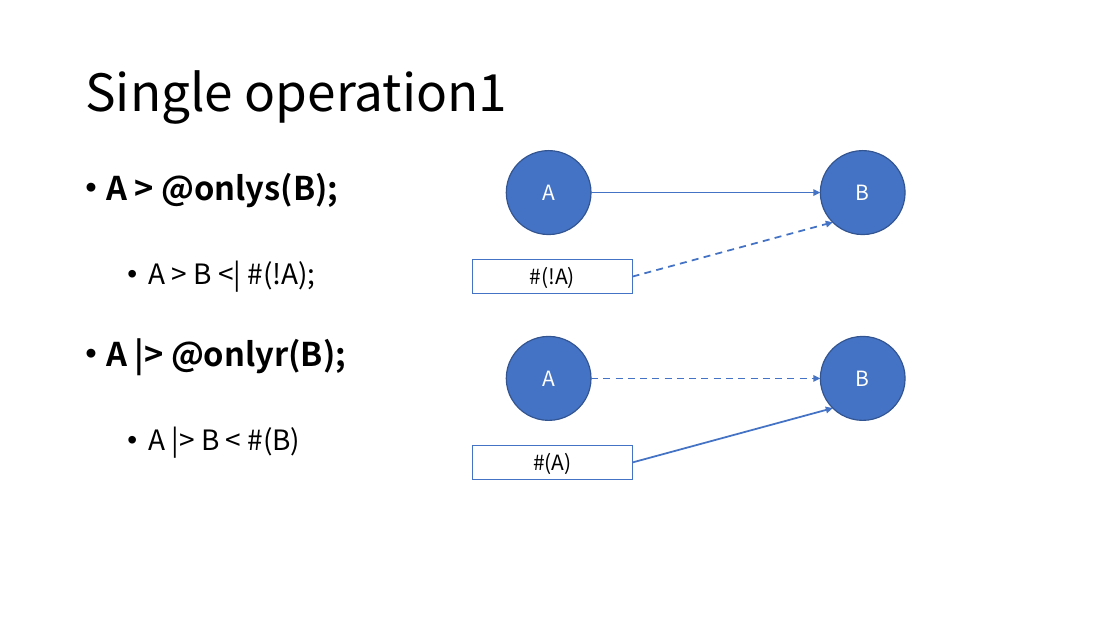
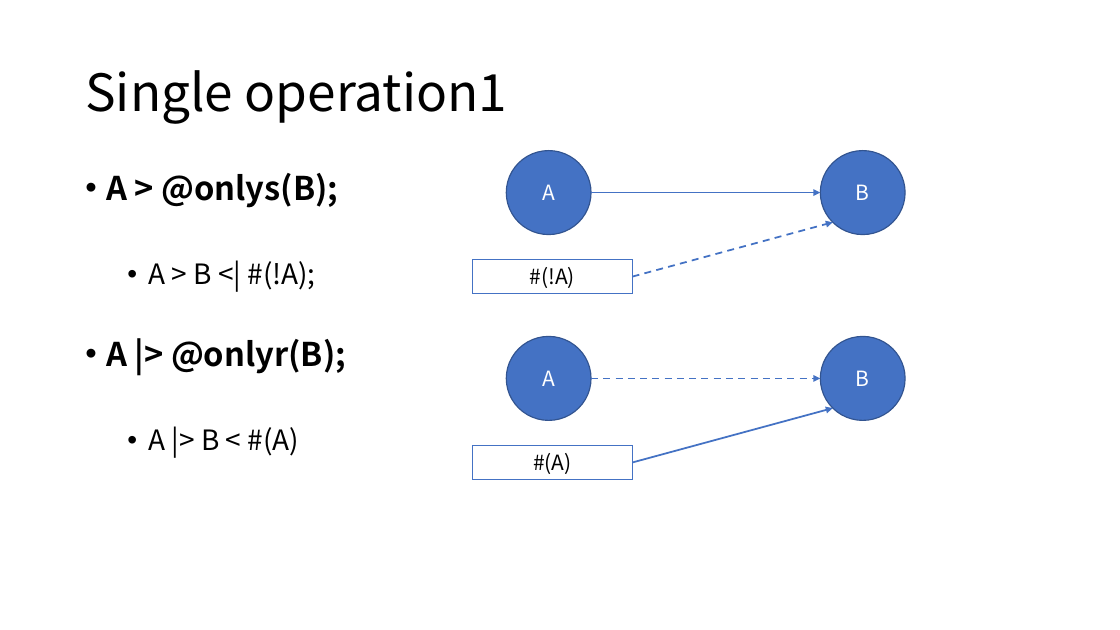
Before and after one commit to DualsoftDev/ds, a slide deck: slide 5 of Doc/PowerPoint/macro.pptx (slide 4 before the commit). Drawn at 1120x630 pixels with LibreOffice and Linux fonts; fonts in the diff are those of the drawing. Boxes give left, top, right and bottom in pixels: in the first picture for what was removed or moved away, otherwise in the second. Text is boxed around its words. In the diff, an @@ line names an element or a change of style, - is before the commit and + after.

```diff
--- a/Doc/PowerPoint/macro.pptx
+++ b/Doc/PowerPoint/macro.pptx
@@ text at bbox=[148, 427, 299, 456]: text changed @@
-  • A |> B < #(B)
+  • A |> B < #(A)
```
Also in this commit, not shown: 4 other slides changed, 6 slides added.
